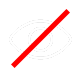
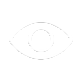
Two versions of the same layered image (w=80, h=80). Layer-by-layer changes:
hid "False" over [11, 9, 70, 68]
renamed "Ebene 6" to "Ebene 6 Kopie 3", painted on it over [9, 17, 73, 60]
